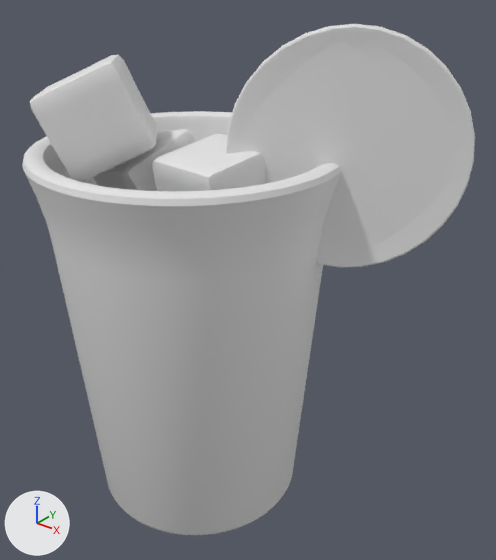
One commit to the OBJ model public/assets/drink-baked/blog0100.obj: the scene before it, then after it.
Camera for both pictures: a 50 mm camera at (4.23, -4.43, 5.31) aimed at (0.56, 0.16, 2.47). The axes (+X, +Y, +Z) are drawn at lower left. The lights are the same throughout. The picture after the commit comes second. Where no turn or scale is listed for an object, it has been applied to the vertices.

The scene before the commit, as lines of its bpy script (objects in view):
```python
me_circle_001 = bpy.data.meshes.new('Circle.001')
me_circle_001.from_pydata(...)  # 834 vertices, 832 faces; spans x 0.5..2.3, y -0.15..0.97, z 2.77..4.78
me_cube_001 = bpy.data.meshes.new('Cube.001')
me_cube_001.from_pydata(...)  # 386 vertices, 384 faces; spans x -0.977..0.053, y -0.511..0.566, z 2.676..3.779
me_cube_002 = bpy.data.meshes.new('Cube.002')
me_cube_002.from_pydata(...)  # 386 vertices, 384 faces; spans x -0.024..0.894, y -0.573..0.394, z 2.902..3.809
me_cube_003 = bpy.data.meshes.new('Cube.003')
me_cube_003.from_pydata(...)  # 386 vertices, 384 faces; spans x -1.226..0.006, y -1.103..0.099, z 3.434..4.474
me_cylinder = bpy.data.meshes.new('Cylinder')
me_cylinder.from_pydata(...)  # 960 vertices, 898 faces; spans x -1.44..1.44, y -1.44..1.44, z 0.0..3.71
me_plane = bpy.data.meshes.new('Plane')
me_plane.from_pydata(...)  # 250 vertices, 72 faces; spans x -1.31..1.31, y -1.3..1.3, z 3.02..3.13
ob_circle_001 = bpy.data.objects.new('Circle.001', me_circle_001)
ob_circle_001.location = (0.0, 0.0, 0.0)
ob_cube_001 = bpy.data.objects.new('Cube.001', me_cube_001)
ob_cube_001.location = (0.0, 0.0, 0.0)
ob_cube_002 = bpy.data.objects.new('Cube.002', me_cube_002)
ob_cube_002.location = (0.0, 0.0, 0.0)
ob_cube_003 = bpy.data.objects.new('Cube.003', me_cube_003)
ob_cube_003.location = (0.0, 0.0, 0.0)
ob_cylinder = bpy.data.objects.new('Cylinder', me_cylinder)
ob_cylinder.location = (0.0, 0.0, 0.0)
ob_plane = bpy.data.objects.new('Plane', me_plane)
ob_plane.location = (0.0, 0.0, 0.0)
```
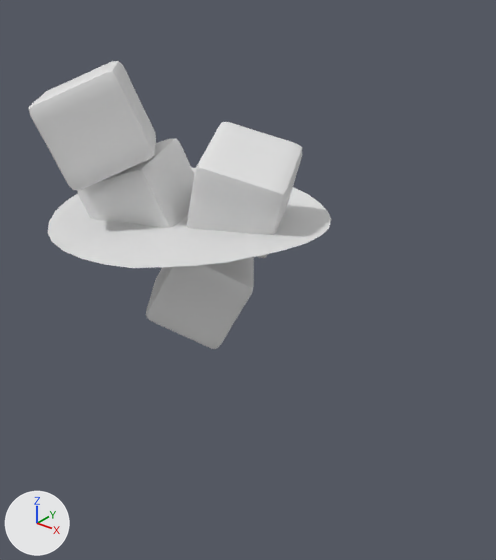
Changed parts and their boxes [x1, y1, x2, y2] in the pictures (496 x 560 px; the box of a moved part takes in the faces that stretch with it):
'Cylinder', deleted: before [22, 111, 341, 535]
'Circle.001', deleted: before [226, 24, 475, 267]
'Cube.002', reshaped: before [152, 134, 265, 191]; after [186, 122, 302, 258]
'Cube.003', reshaped: before [30, 55, 157, 182]; after [28, 61, 156, 190]
'Cube.001', reshaped: before [94, 129, 196, 191]; after [77, 139, 195, 228]
part 4 of me_plane, moved or reshaped (not visible before): after [48, 169, 331, 268]
'Cube', unchanged, uncovered by the edit: after [146, 257, 254, 349]

What the commit changed:
me_cube_001 is used by ob_cube_001; location (0.0, 0.0, 0.0).
me_cube_001 had 386 vertices, 384 faces and spanned x -0.977..0.053, y -0.511..0.566, z 2.676..3.779.
me_cube_001 now has 386 vertices, 384 faces and spans x -0.996..0.132, y -0.708..0.366, z 2.621..3.681.
me_cube_001 part 1: the whole mesh is multiplied about its middle by the matrix ((0.896, -0.407, -0.178), (0.436, 0.884, 0.17), (0.088, -0.229, 0.969)), then moved by (0.03, -0.198, -0.076).
me_cube_002 is used by ob_cube_002; location (0.0, 0.0, 0.0).
me_cube_002 had 386 vertices, 384 faces and spanned x -0.024..0.894, y -0.573..0.394, z 2.902..3.809.
me_cube_002 now has 386 vertices, 384 faces and spans x -0.093..1.085, y -0.374..0.74, z 2.792..3.889.
me_cube_002 part 2: the whole mesh is multiplied about its middle by the matrix ((0.219, -0.939, 0.265), (-0.17, -0.304, -0.937), (0.961, 0.16, -0.226)), then moved by (0.061, 0.272, -0.015).
me_cube_003 is used by ob_cube_003; location (0.0, 0.0, 0.0).
me_cube_003 had 386 vertices, 384 faces and spanned x -1.226..0.006, y -1.103..0.099, z 3.434..4.474.
me_cube_003 now has 386 vertices, 384 faces and spans x -1.168..0.054, y -1.164..0.036, z 3.401..4.426.
me_cube_003 part 3: the whole mesh is multiplied about its middle by the matrix ((0.505, -0.544, -0.67), (-0.428, 0.516, -0.742), (0.749, 0.661, 0.028)), then moved by (0.053, -0.062, -0.041).
me_plane is used by ob_plane; location (0.0, 0.0, 0.0).
me_plane had 250 vertices, 72 faces and spanned x -1.31..1.31, y -1.3..1.3, z 3.02..3.13.
me_plane now has 216 vertices, 159 faces and spans x -1.31..1.31, y -1.31..1.31, z 3.02..3.13.
me_plane part 4: 16 vertices moved from x -1.28..1.2, y -1.3..1.3, z 3.04..3.12 to x -1.29..1.21, y -1.31..1.31, z 3.04..3.12; 177 vertices removed from x -1.3..1.3, y -1.3..1.3, z 3.02..3.12; 143 vertices added at x -1.29..1.29, y -1.29..1.29, z 3.02..3.12.
Object 'Circle.001' (ob_circle_001) is deleted.
Object 'Cylinder' (ob_cylinder) is deleted.
